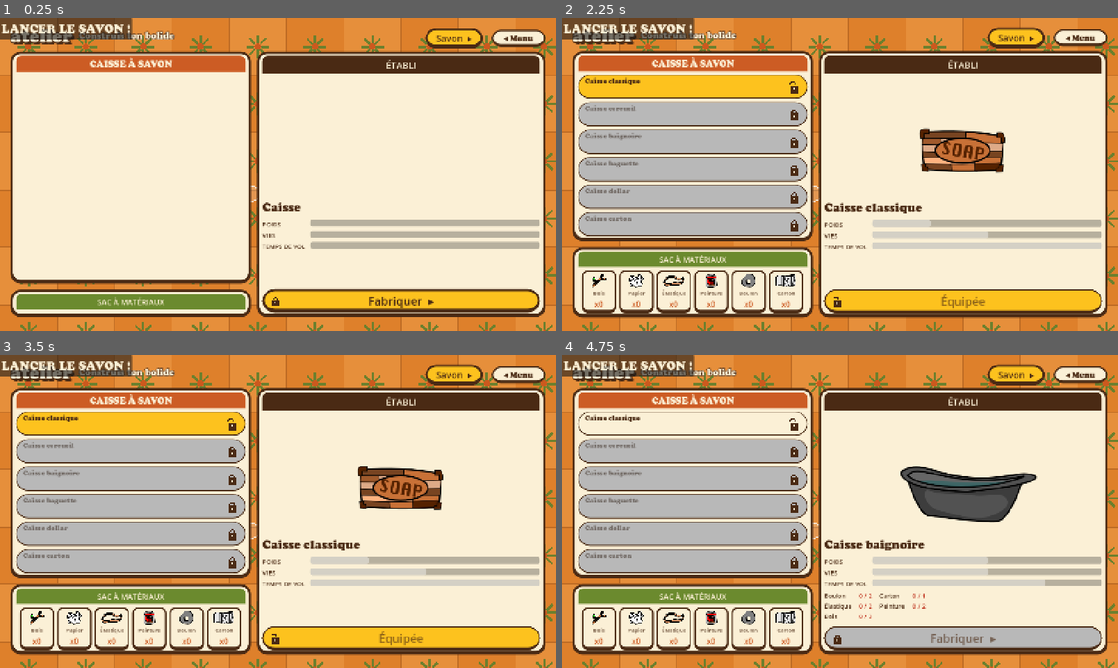
Above: before the commit, frames 1-4 (two rows, left to right).
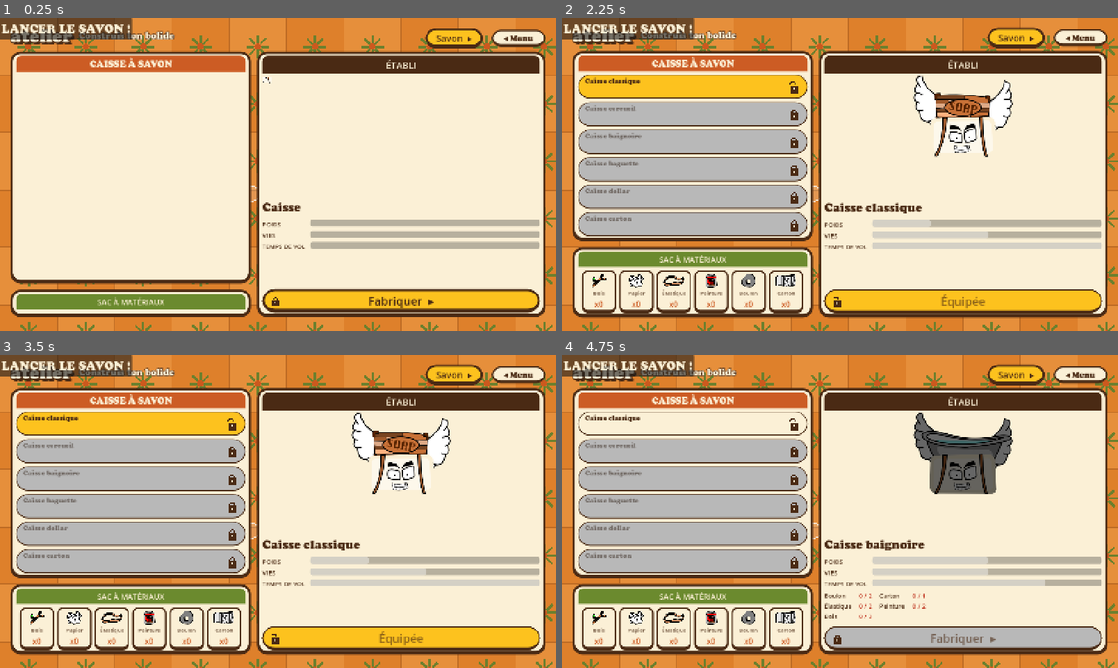
Above: after the commit, the same moments.

Repository: atostivint/LesAilesEtLaCaisse
Game: Godot game, scene res://scenes/atelier.tscn
Same seed, same stepped clock (60 frames per second), same inputs: the game is played once before the commit and once after it. Sound files missing from this copy of the repository are replaced by a short silence.
Inputs (mouse positions are in pixels of both pictures, inside the frame that each line leads up to):
- Up to frame 1 (0.25 s): no input
- Up to frame 2 (2.25 s): click "Savon ▸" at 0.5 s; click "◂ Atelier" at 1.25 s; click "Fabriquer ▸" at 2 s
- Up to frame 3 (3.5 s): click (133, 423) at 2.77 s
- Up to frame 4 (4.75 s): click (695, 452) at 3.52 s; click (695, 480) at 4.27 s

The runs differ from the first frame. In frame 1, less than 0.1% of the frame differs, in the area x 47-49%, y 18-21%; in frame 2, 3.6%; in frame 3, 3.6%; in frame 4, 4.9%, in the area x 60-86%, y 18-54%.
Error before the commit: Invalid access to property or key 'pressed' on a base object of type 'null instance'. (res://scripts/atelier.gd:45)
Error after the commit: Invalid access to property or key 'pressed' on a base object of type 'null instance'. (res://scripts/atelier.gd:48)

Commit message:
Atelier : aperçu de droite = savon avec ses ailes
L'aperçu affiche désormais le savon (scène soap.tscn) portant la caisse
sélectionnée, au lieu de la seule illustration de caisse. Grisé tant que
la caisse n'est pas achetée ; couleur et visage de l'équipe choisie.

Co-Authored-By: Claude Haiku 5.5 <noreply@anthropic.com>

Diff:
--- a/scenes/atelier.tscn
+++ b/scenes/atelier.tscn
@@ -1,6 +1,7 @@
-[gd_scene load_steps=12 format=3 uid="uid://8jsfvk8pa6ry"]
+[gd_scene load_steps=13 format=3 uid="uid://8jsfvk8pa6ry"]
 
 [ext_resource type="Script" uid="uid://dqi2od7qh767l" path="res://scripts/atelier.gd" id="1_aq6v4"]
+[ext_resource type="PackedScene" uid="uid://5yrrq8pk76qm" path="res://scenes/soap.tscn" id="10_soap"]
 [ext_resource type="Script" path="res://scripts/carrelage.gd" id="2_tile"]
 [ext_resource type="FontFile" uid="uid://r57oom8r8ki2" path="res://fonts/COOPBL.TTF" id="3_font"]
 [ext_resource type="PackedScene" path="res://scenes/bouton_menu.tscn" id="9_menu"]
@@ -280,11 +281,8 @@
 layout_mode = 2
 size_flags_vertical = 3
 
-[node name="Preview" type="TextureRect" parent="Margin/Main/Corps/Etabli/EtabliBox/Apercu"]
-unique_name_in_owner = true
-layout_mode = 0
-expand_mode = 1
-stretch_mode = 0
+[node name="Preview" parent="Margin/Main/Corps/Etabli/EtabliBox/Apercu" instance=ExtResource("10_soap")]
+unique_name_in_owner = true
 
 [node name="NameLabel" type="Label" parent="Margin/Main/Corps/Etabli/EtabliBox"]
 unique_name_in_owner = true
--- a/scripts/atelier.gd
+++ b/scripts/atelier.gd
@@ -13,7 +13,8 @@
 const CADENAS := preload("res://scripts/cadenas.gd")
 const GRISE_TEXTE := Color(0.45, 0.42, 0.4, 1)
 const SHAPE_ICON := preload("res://scripts/shape_icon.gd")
-const PREVIEW_SCALE := 1.4
+const PREVIEW_BASE := Vector2(100, 90)
+const PERSONNAGE := preload("res://scripts/personnage.gd")
 const EQUIPES := "res://scenes/equipes.tscn"
 const CREAM := Color(0.984, 0.941, 0.839, 1)
 const BROWN := Color(0.29, 0.165, 0.078, 1)
@@ -25,7 +26,7 @@
 
 @onready var mat_grid: HBoxContainer = %MatGrid
 @onready var crate_list: VBoxContainer = %CrateList
-@onready var preview: TextureRect = %Preview
+@onready var preview: Soap = %Preview
 @onready var name_label: Label = %NameLabel
 @onready var bar_solidite: ProgressBar = %BarSolidite
 @onready var bar_glisse: ProgressBar = %BarGlisse
@@ -41,6 +42,8 @@
 func _ready() -> void:
 	Musique.jouer()
 	_selected = GameState.equipped
+	# Le savon de l'aperçu porte les couleurs et le visage de l'équipe choisie
+	PERSONNAGE.appliquer_choisi(preview)
 	fabriquer_button.pressed.connect(_on_fabriquer)
 	launch_button.pressed.connect(_on_launch)
 	launch_button.grab_focus()
@@ -106,8 +109,8 @@
 
 func _refresh_detail(tuning: Tuning) -> void:
 	var c := tuning.crate(_selected)
-	preview.texture = c.texture
-	# Caisse non construite : illustration grisée ; cadenas fermé. Construite : couleurs normales, cadenas ouvert
+	preview.set_crate_texture(c.texture)
+	# Caisse non construite : savon avec ses ailes grisé ; cadenas fermé. Construite : couleurs normales, cadenas ouvert
 	var construite := GameState.is_unlocked(c.id)
 	preview.modulate = Color.WHITE if construite else GRISE
 	cadenas.open = construite
@@ -146,13 +149,11 @@
 
 
 func _place_preview() -> void:
-	# Image à la même échelle pour toutes les caisses, centrée dans la zone d'aperçu
-	if preview.texture == null:
-		return
-	var sz := preview.texture.get_size() * PREVIEW_SCALE
+	# Savon à la même échelle pour toutes les caisses, centré dans la zone d'aperçu (même calcul que l'écran des équipes)
 	var box := preview.get_parent() as Control
-	preview.size = sz
-	preview.position = ((box.size - sz) / 2.0).floor()
+	var k := minf(minf(box.size.x / PREVIEW_BASE.x, box.size.y / PREVIEW_BASE.y), 3.2)
+	preview.scale = Vector2(k, k)
+	preview.position = (box.size / 2.0).floor()
 
 
 func _select(id: String) -> void:
